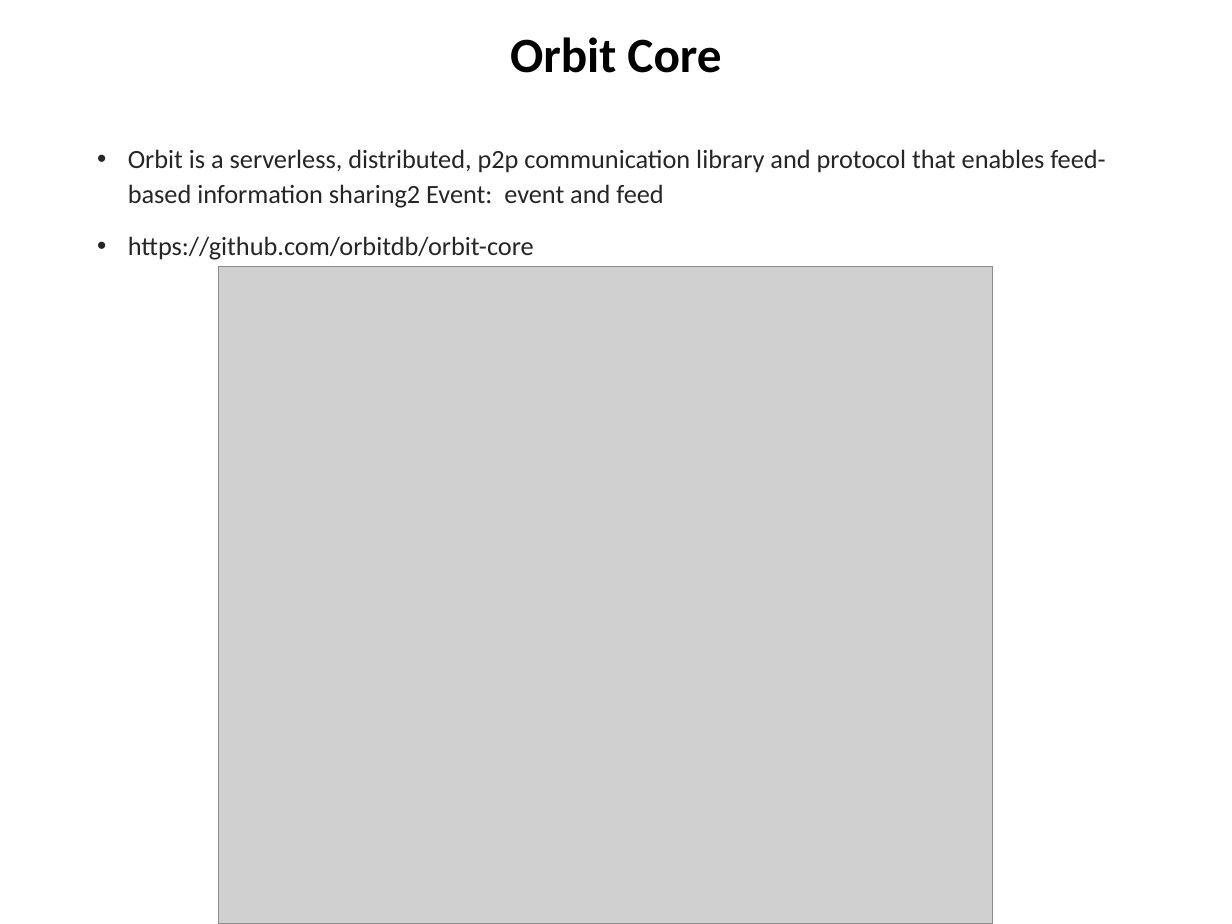
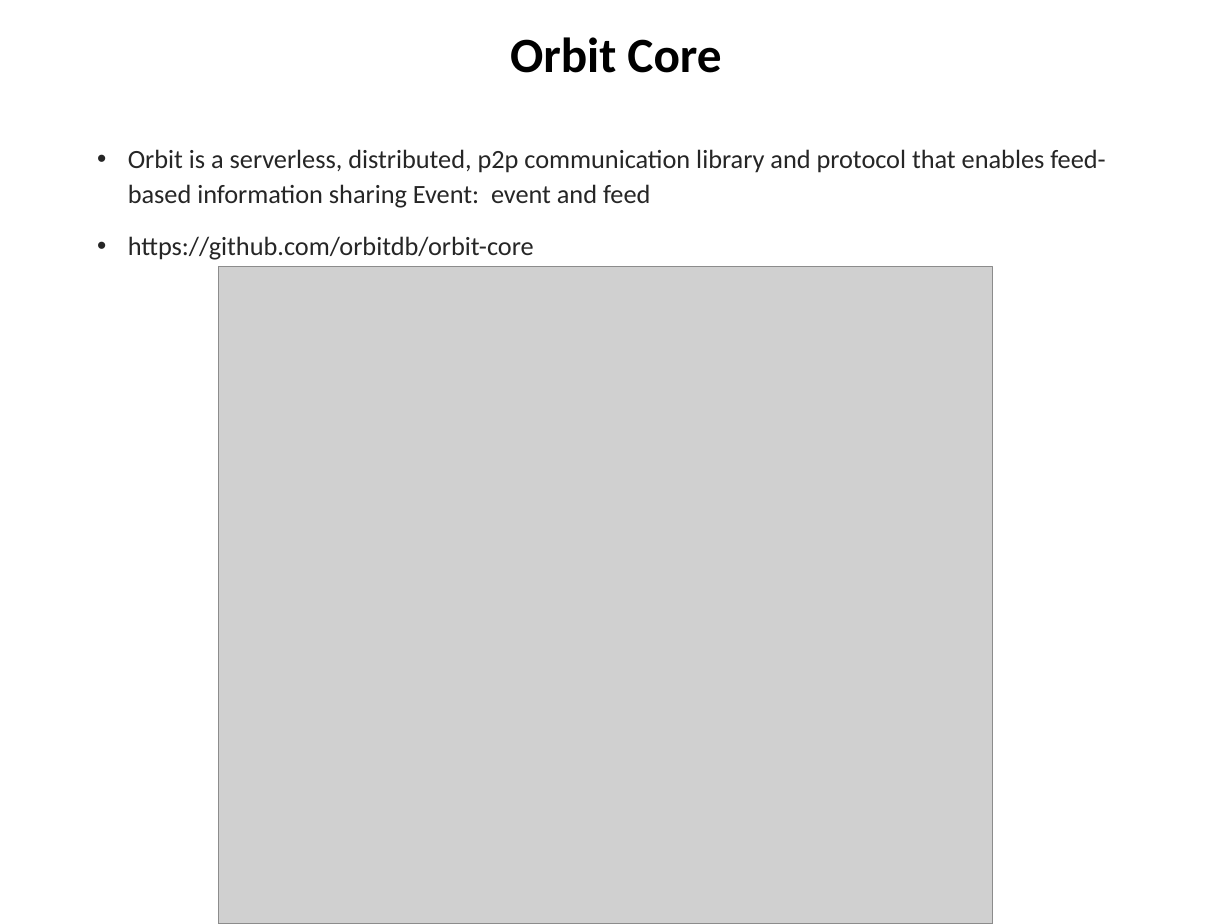
Before and after one commit to chuacw/SGUS-Slides, a slide deck: slide 29 of BCI - Batch2 - Day13 - IPFS.pptx (slide 17 before the commit). Drawn at 1232x924 pixels with LibreOffice and Linux fonts; fonts in the diff are those of the drawing; grey boxes stand for pictures. Boxes give left, top, right and bottom in pixels: in the first picture for what was removed or moved away, otherwise in the second. Text is boxed around its words. In the diff, an @@ line names an element or a change of style, - is before the commit and + after.

```diff
--- a/BCI - Batch2 - Day13 - IPFS.pptx
+++ b/BCI - Batch2 - Day13 - IPFS.pptx
@@ text at [128,149,1105,208]: text changed @@
-• Orbit is a serverless, distributed, p2p communication library and protocol that enables feed-based information sharing2 Event: event and feed
+• Orbit is a serverless, distributed, p2p communication library and protocol that enables feed-based information sharing Event: event and feed
```
Also in this commit, not shown: 12 other slides changed, 13 slides added, 3 other files.
